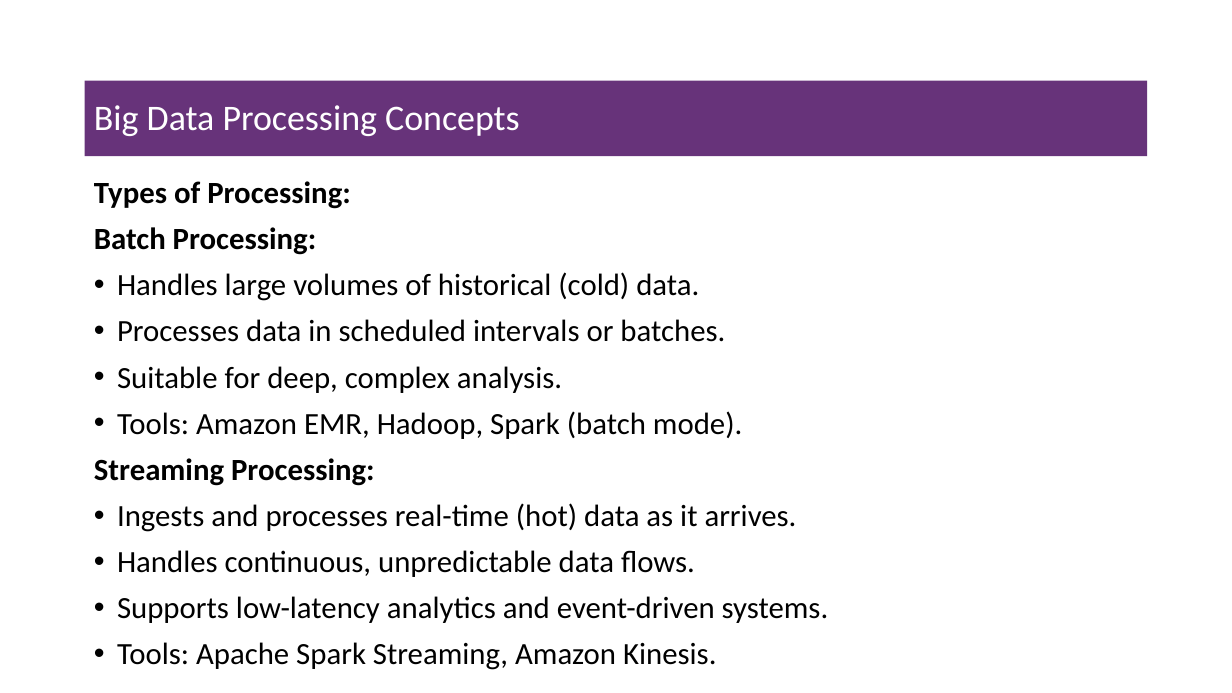
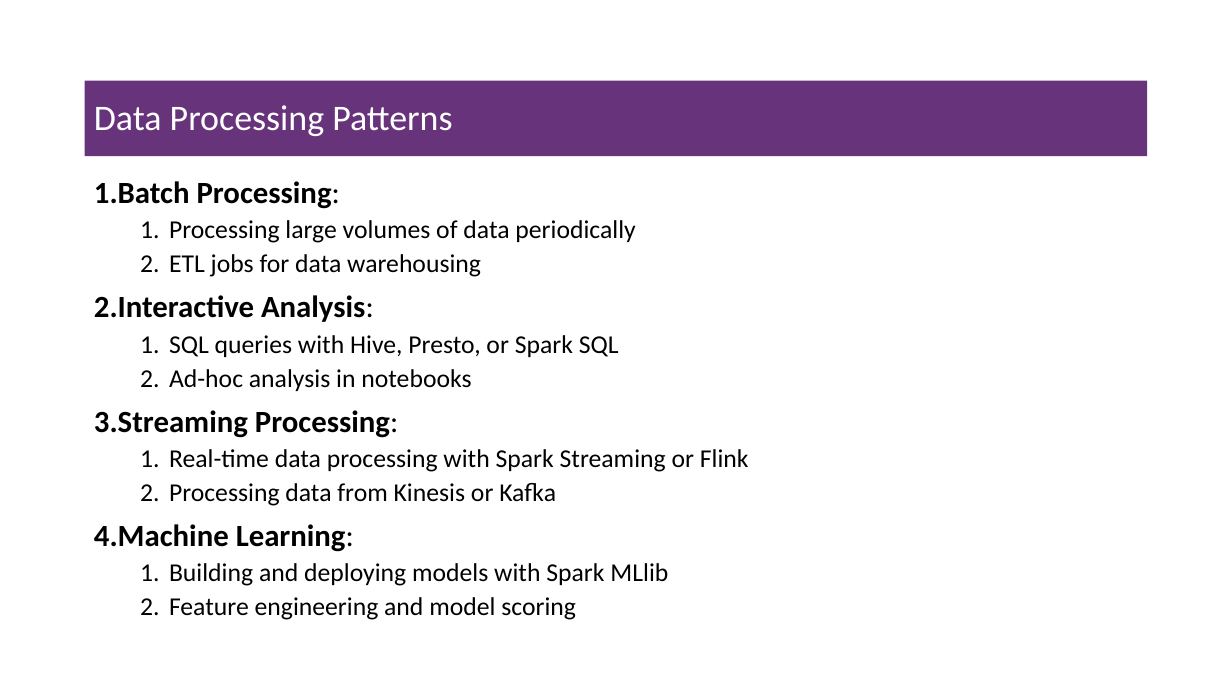
Before and after one commit to msfasha/307401-Big-Data, a slide deck: slide 60 of lecture_notes/section_3_introduction_to_amazon_aws/3-2-Introduction to AWS Data Engineering.pptx (slide 26 before the commit). Drawn at 1232x693 pixels with LibreOffice and Linux fonts; fonts in the diff are those of the drawing; background and template pictures are left out. Boxes give left, top, right and bottom in pixels: in the first picture for what was removed or moved away, otherwise in the second. Text is boxed around its words. In the diff, an @@ line names an element or a change of style, - is before the commit and + after.

Commit message:
work on amazon aws engineering

```diff
--- a/lecture_notes/section_3_introduction_to_amazon_aws/3-2-Introduction to AWS Data Engineering.pptx
+++ b/lecture_notes/section_3_introduction_to_amazon_aws/3-2-Introduction to AWS Data Engineering.pptx
@@ title at (94, 105, 452, 136): text changed @@
-Big Data Processing Concepts
+Data Processing Patterns
@@ text at (94, 181, 351, 209): paragraph removed @@
-Types of Processing:
@@ text at (94, 181, 398, 438): bold off in "Processing:", "Processing:"; bullet none to 1. @@
@@ text at (94, 220, 635, 391): text changed; size 24 to 20 pt @@
-• Handles large volumes of historical (cold) data.
-• Processes data in scheduled intervals or batches.
-• Suitable for deep, complex analysis.
-• Tools: Amazon EMR, Hadoop, Spark (batch mode).
+  1. Processing large volumes of data periodically
+  2. ETL jobs for data warehousing
+2. Interactive Analysis:
+  1. SQL queries with Hive, Presto, or Spark SQL
+  2. Ad-hoc analysis in notebooks
@@ text at (94, 449, 749, 620): text changed; size 24 to 20 pt @@
-• Ingests and processes real-time (hot) data as it arrives.
-• Handles continuous, unpredictable data flows.
-• Supports low-latency analytics and event-driven systems.
-• Tools: Apache Spark Streaming, Amazon Kinesis.
+  1. Real-time data processing with Spark Streaming or Flink
+  2. Processing data from Kinesis or Kafka
+4. Machine Learning:
+  1. Building and deploying models with Spark MLlib
+  2. Feature engineering and model scoring
```
Also in this commit, not shown: 12 other slides changed, 58 slides added, 40 slides removed, 19 other files.
